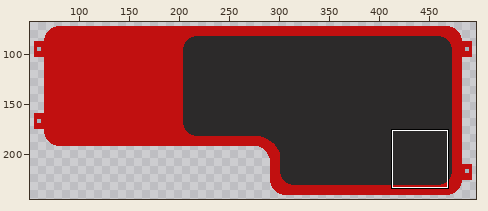
Edited in one commit: pixel-art file (assets/aseprite/generatorCover.aseprite). Above, an overview of the earlier version with the close-up marked.
Close-up. First the earlier version:
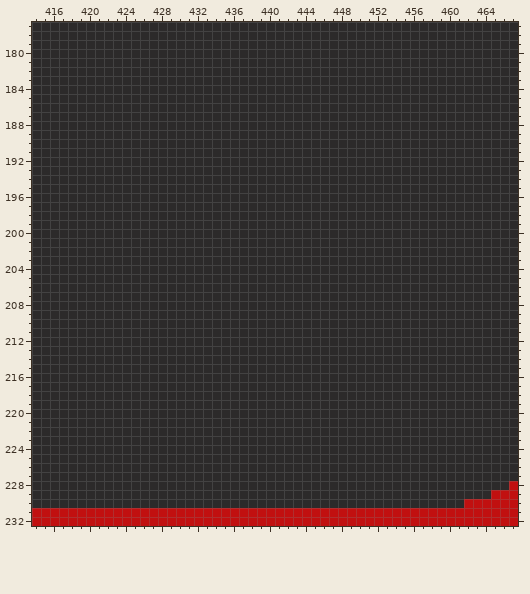
540x360 pixels, 1 frame. Shown: x 414..467, y 177..232. The wide view leaves out empty margins. The commit also changed other parts of the picture, which this record leaves out.
The result:
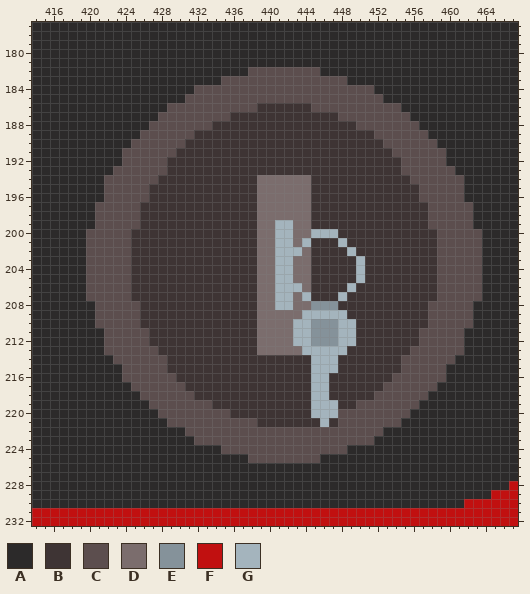
Palette (. is transparent): A #2c2a2a  B #3e3434  C #5c4e4e  D #7b6d6d  E #85929a  F #c11010  G #a4b4bd
From old to new:
y 182: x 438..445 AAAAAAAA -> CCCCCCCC
y 183: x 435..448 AAAAAAAAAAAAAA -> CCCCCCCCCCCCCC
y 184: x 432..451 AAAAAAAAAAAAAAAAAAAA -> CCCCCCCCCCCCCCCCCCCC
y 185: x 431..452 AAAAAAAAAAAAAAAAAAAAAA -> CCCCCCCCCCCCCCCCCCCCCC
y 186: x 429..454 AAAAAAAAAAAAAAAAAAAAAAAAAA -> CCCCCCCCCCBBBBBBCCCCCCCCCC
y 187: x 428..455 AAAAAAAAAAAAAAAAAAAAAAAAAAAA -> CCCCCCCCBBBBBBBBBBBBCCCCCCCC
y 188: x 427..456 AAAAAAAAAAAAAAAAAAAAAAAAAAAAAA -> CCCCCCCBBBBBBBBBBBBBBBBCCCCCCC
y 189: x 426..457 AAAAAAAAAAAAAAAAAAAAAAAAAAAAAAAA -> CCCCCCBBBBBBBBBBBBBBBBBBBBCCCCCC
y 190: x 425..458 AAAAAAAAAAAAAAAAAAAAAAAAAAAAAAAAAA -> CCCCCCBBBBBBBBBBBBBBBBBBBBBBCCCCCC
y 191: x 424..459 AAAAAAAAAAAAAAAAAAAAAAAAAAAAAAAAAAAA -> CCCCCCBBBBBBBBBBBBBBBBBBBBBBBBCCCCCC
y 192: x 424..459 AAAAAAAAAAAAAAAAAAAAAAAAAAAAAAAAAAAA -> CCCCCBBBBBBBBBBBBBBBBBBBBBBBBBBCCCCC
y 193: x 423..460 AAAAAAAAAAAAAAAAAAAAAAAAAAAAAAAAAAAAAA -> CCCCCCBBBBBBBBBBBBBBBBBBBBBBBBBBCCCCCC
y 194: x 422..461 AAAAAAAAAAAAAAAAAAAAAAAAAAAAAAAAAAAAAAAA -> CCCCCCBBBBBBBBBBBDDDDDDBBBBBBBBBBBCCCCCC
y 195..196: x 422..461 AAAAAAAAAAAAAAAAAAAAAAAAAAAAAAAAAAAAAAAA -> CCCCCBBBBBBBBBBBBDDDDDDBBBBBBBBBBBBCCCCC
y 197..198: x 421..462 AAAAAAAAAAAAAAAAAAAAAAAAAAAAAAAAAAAAAAAAAA -> CCCCCBBBBBBBBBBBBBDDDDDDBBBBBBBBBBBBBCCCCC
y 199: x 421..462 AAAAAAAAAAAAAAAAAAAAAAAAAAAAAAAAAAAAAAAAAA -> CCCCCBBBBBBBBBBBBBDDGGDDBBBBBBBBBBBBBCCCCC
y 200: x 420..463 AAAAAAAAAAAAAAAAAAAAAAAAAAAAAAAAAAAAAAAAAAAA -> CCCCCBBBBBBBBBBBBBBDDGGDDGGGBBBBBBBBBBBCCCCC
y 201: x 420..463 AAAAAAAAAAAAAAAAAAAAAAAAAAAAAAAAAAAAAAAAAAAA -> CCCCCBBBBBBBBBBBBBBDDGGDGBBBGBBBBBBBBBBCCCCC
y 202: x 420..463 AAAAAAAAAAAAAAAAAAAAAAAAAAAAAAAAAAAAAAAAAAAA -> CCCCCBBBBBBBBBBBBBBDDGGGDBBBBGBBBBBBBBBCCCCC
y 203..205: x 420..463 AAAAAAAAAAAAAAAAAAAAAAAAAAAAAAAAAAAAAAAAAAAA -> CCCCCBBBBBBBBBBBBBBDDGGDDBBBBBGBBBBBBBBCCCCC
y 206: x 420..463 AAAAAAAAAAAAAAAAAAAAAAAAAAAAAAAAAAAAAAAAAAAA -> CCCCCBBBBBBBBBBBBBBDDGGGDBBBBGBBBBBBBBBCCCCC
y 207: x 420..463 AAAAAAAAAAAAAAAAAAAAAAAAAAAAAAAAAAAAAAAAAAAA -> CCCCCBBBBBBBBBBBBBBDDGGDGBBBGBBBBBBBBBBCCCCC
y 208: x 421..462 AAAAAAAAAAAAAAAAAAAAAAAAAAAAAAAAAAAAAAAAAA -> CCCCCBBBBBBBBBBBBBDDGGDDEEEBBBBBBBBBBCCCCC
y 209: x 421..462 AAAAAAAAAAAAAAAAAAAAAAAAAAAAAAAAAAAAAAAAAA -> CCCCCBBBBBBBBBBBBBDDDDDGGGGGBBBBBBBBBCCCCC
y 210: x 421..462 AAAAAAAAAAAAAAAAAAAAAAAAAAAAAAAAAAAAAAAAAA -> CCCCCBBBBBBBBBBBBBDDDDGGEEEGGBBBBBBBBCCCCC
y 211..212: x 422..461 AAAAAAAAAAAAAAAAAAAAAAAAAAAAAAAAAAAAAAAA -> CCCCCBBBBBBBBBBBBDDDDGGEEEGGBBBBBBBCCCCC
y 213: x 422..461 AAAAAAAAAAAAAAAAAAAAAAAAAAAAAAAAAAAAAAAA -> CCCCCCBBBBBBBBBBBDDDDDGGGGGBBBBBBBCCCCCC
y 214: x 423..460 AAAAAAAAAAAAAAAAAAAAAAAAAAAAAAAAAAAAAA -> CCCCCCBBBBBBBBBBBBBBBBGGGBBBBBBBCCCCCC
y 215: x 424..459 AAAAAAAAAAAAAAAAAAAAAAAAAAAAAAAAAAAA -> CCCCCBBBBBBBBBBBBBBBBGGGBBBBBBBCCCCC
y 216: x 424..459 AAAAAAAAAAAAAAAAAAAAAAAAAAAAAAAAAAAA -> CCCCCCBBBBBBBBBBBBBBBGGBBBBBBBCCCCCC
y 217: x 425..458 AAAAAAAAAAAAAAAAAAAAAAAAAAAAAAAAAA -> CCCCCCBBBBBBBBBBBBBBGGBBBBBBCCCCCC
y 218: x 426..457 AAAAAAAAAAAAAAAAAAAAAAAAAAAAAAAA -> CCCCCCBBBBBBBBBBBBBGGBBBBBCCCCCC
y 219: x 427..456 AAAAAAAAAAAAAAAAAAAAAAAAAAAAAA -> CCCCCCCBBBBBBBBBBBGGGBBCCCCCCC
y 220: x 428..455 AAAAAAAAAAAAAAAAAAAAAAAAAAAA -> CCCCCCCCBBBBBBBBBGGGCCCCCCCC
y 221: x 429..454 AAAAAAAAAAAAAAAAAAAAAAAAAA -> CCCCCCCCCCBBBBBBBGBCCCCCCC
y 222: x 431..452 AAAAAAAAAAAAAAAAAAAAAA -> CCCCCCCCCCCCCCCCCCCCCC
y 223: x 432..451 AAAAAAAAAAAAAAAAAAAA -> CCCCCCCCCCCCCCCCCCCC
y 224: x 435..448 AAAAAAAAAAAAAA -> CCCCCCCCCCCCCC
y 225: x 438..445 AAAAAAAA -> CCCCCCCC
Where, in picture pixels (left, top, right, bottom), the same in both close-ups:
changed: (86, 67, 482, 463)
